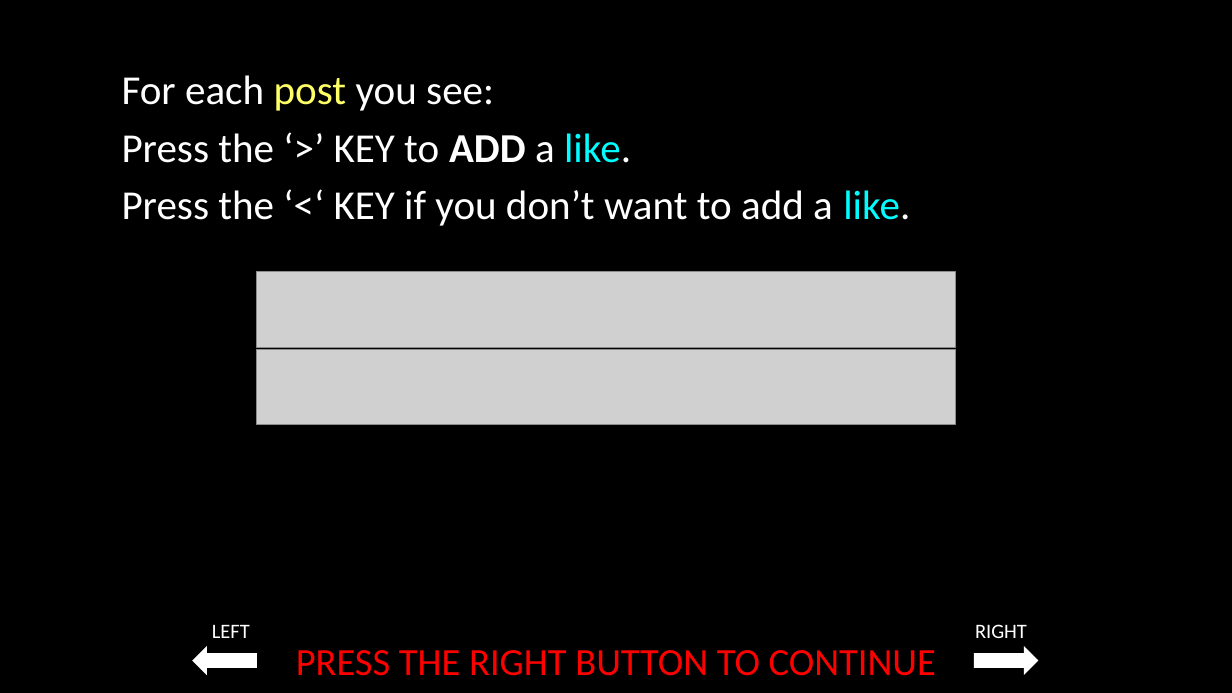
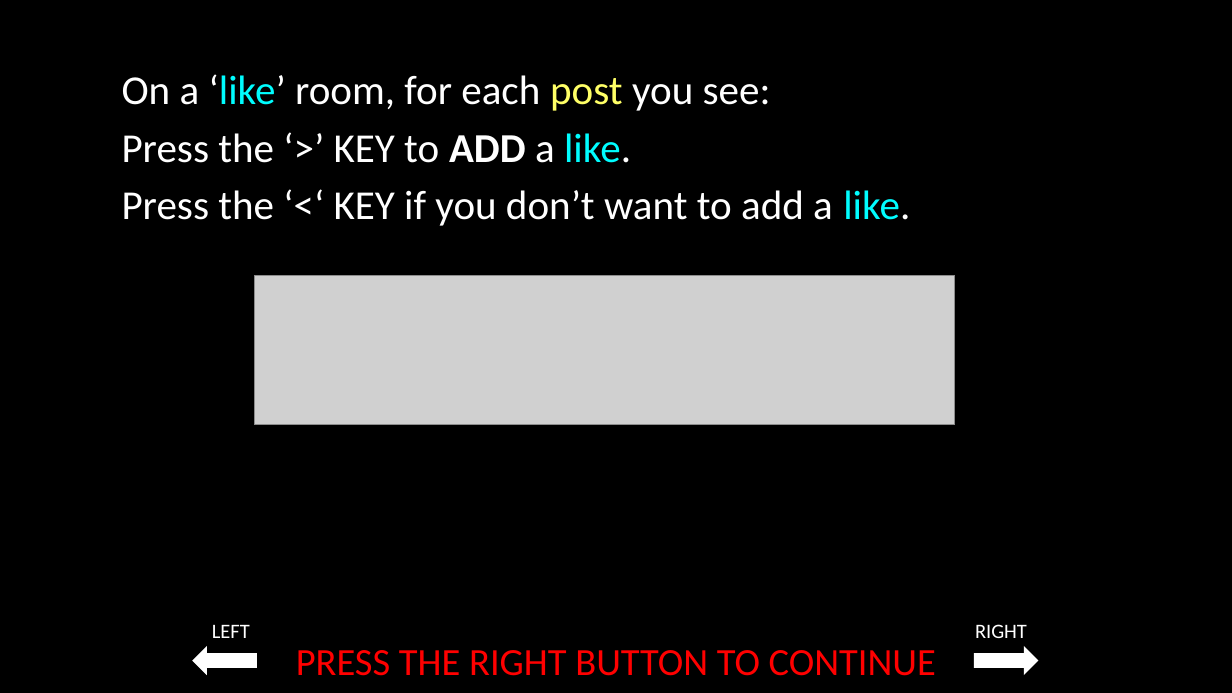
Before and after one commit to laureate-institute-for-brain-research/StimToolOnline, a slide deck: slide 30 of public/js/tasks/social_media/media/Social_media_task_instructions_07_08_2022.pptx. Drawn at 1232x693 pixels with LibreOffice and Linux fonts; fonts in the diff are those of the drawing; grey boxes stand for pictures. Boxes give left, top, right and bottom in pixels: in the first picture for what was removed or moved away, otherwise in the second. Text is boxed around its words. In the diff, an @@ line names an element or a change of style, - is before the commit and + after.

```diff
--- a/public/js/tasks/social_media/media/Social_media_task_instructions_07_08_2022.pptx
+++ b/public/js/tasks/social_media/media/Social_media_task_instructions_07_08_2022.pptx
@@ text at [122,74,771,111]: text changed @@
-For each post you see:
+On a ‘like’ room, for each post you see:
@@ picture: place and size @@
-picture at [257,349,956,424]
+picture at [254,275,955,424]
@@ picture removed at [257,272,956,348] @@
```
Also in this commit, not shown: 7 other slides changed, 1 slide added, 17 other files.
